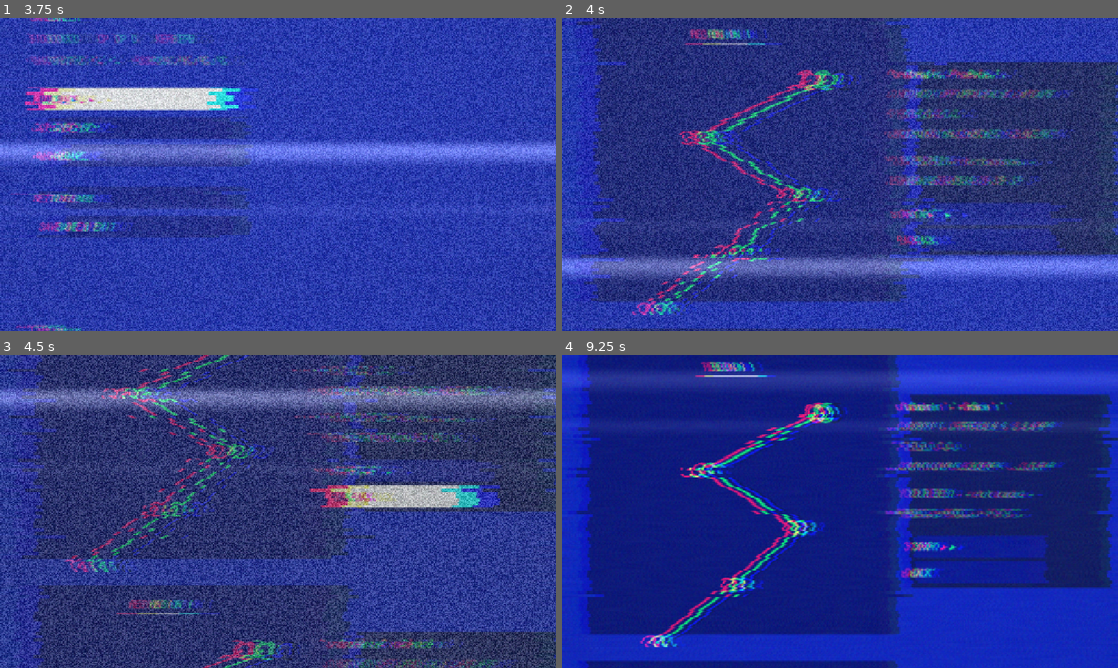
Above: before the commit, frames 1-4 (two rows, left to right).
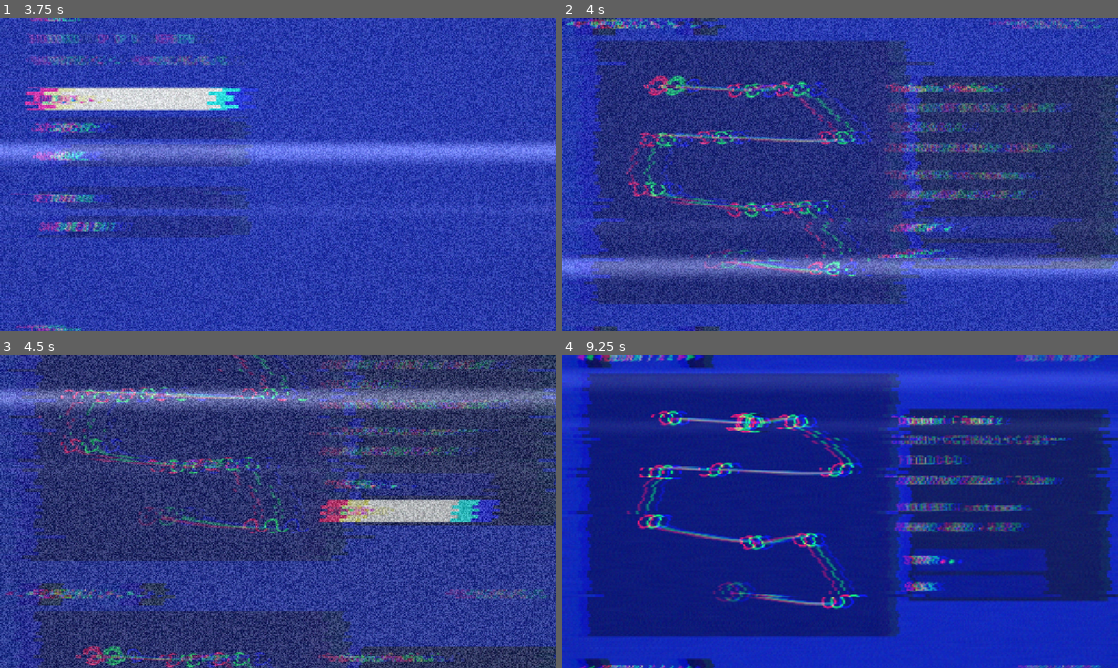
Above: after the commit, the same moments.

Repository: artemiiShabanov/RallyRivals
Game: Godot game, scene res://scenes/ui/title.tscn
Two runs of this game, one before a commit and one after it. Both use one fixed random seed, a clock stepped at 60 frames per second and the inputs below.
Inputs (mouse positions are in pixels of both pictures, inside the frame that each line leads up to):
- Up to frame 1 (3.75 s): click "NEW GAME" at 0.5 s; click "BACK" at 1.25 s; click "NEW GAME" at 2 s; click "SLOT 1 ▸ NEW CAREER" at 2.75 s; tap Enter (ui_accept) at 3.5 s; move the mouse to (400, 158) at 3.52 s; hold Right (ui_right) from 3.53 s (still down); hold Enter (ui_accept) from 3.53 s (still down); click (400, 158) at 3.67 s
- Up to frame 2 (4 s): keep holding Right (ui_right); keep holding Enter (ui_accept)
- Up to frame 3 (4.5 s): release Right (ui_right) at 4.25 s; release Enter (ui_accept) at 4.25 s; click "BACK" at 4.25 s
- Up to frame 4 (9.25 s): drag from (728, 527) to (812, 574) at 5.02 s; move the mouse to (895, 442) at 5.77 s; hold Right (ui_right) 5.78-6.5 s; hold Enter (ui_accept) 5.78-6.5 s; tap Z at 5.85 s; click (895, 442) at 5.92 s; drag from (812, 574) to (673, 464) at 6.52 s; click "BACK" at 7.25 s; move the mouse to (1006, 558) at 8.02 s; hold Left (ui_left) 8.03-8.75 s; hold Enter (ui_accept) 8.03-8.75 s; click (1006, 558) at 8.17 s; drag from (673, 464) to (756, 433) at 8.77 s

Frame 1 is identical in both runs. In frame 2, 24% of the frame differs, in the area x 0-100%, y 0-100%; in frame 3, 23%; in frame 4, 24%, in the area x 2-100%, y 0-100%.

Commit message:
Career map: chapter paging + chaotic no-scroll layout + smooth road
Iteration on the map per feedback:
- Browse earlier regions: header REGION x/N with clickable prev/next (and
  PageUp/PageDown), spanning chapters 0..current. Past regions read CLEARED;
  the current one still shows its boss gate. Boss lock only applies to the
  gating chapter (a beaten/earlier boss is never shown locked).
- Layout: dots now SCATTER across the panel (jittered serpentine, seeded) and
  fit entirely — no scroll. Joined in race order by a smooth Catmull-Rom road
  at 50% opacity. Dot numbers removed (all races open; the card names them).
- Navigation: all four arrows do spatial 'nearest dot in that direction' nav
  (plus mouse hover/click). No scroll machinery.

Verified headless (scene run, no editor cache touched): build + 11 nodes +
states; chapter switch clamps to 0..current; arrow nav picks the correct
directional node.

Co-Authored-By: Claude Opus 4.8 <noreply@anthropic.com>

Diff:
--- a/rallyrivals/scripts/ui/career_map_screen.gd
+++ b/rallyrivals/scripts/ui/career_map_screen.gd
@@ -1,22 +1,27 @@
 extends MenuScreen
-## Career map (code-ui-career-map): a winding road of race dots (CareerMapView) on the left, a detail
-## card for the focused race on the right. Dots read empty / half (completed) / full (won); the boss is
-## the final node; caps mark the region above + the next region below. Content is the placeholder
+## Career map (code-ui-career-map): a scattered road of race dots (the map view, left) + a detail card
+## for the focused race (right), under a header that pages between the regions you've reached. Dots read
+## empty / half (completed) / full (won); the boss is the larger final dot. Content is the placeholder
 ## Campaign (same race ×10 per chapter) until content-tracks-campaign authors the real region sets.
-## Advance regions by winning the boss; the map only ever shows the CURRENT chapter.
-
-# Preloaded by PATH (not a global class_name) so the map compiles the instant the file exists — no
-# waiting on the editor's class registry / a restart. Usable as a type and via .new().
+##
+## You can browse chapters 0..current (past regions are cleared; the current one still gates its boss).
+## Winning the current boss advances the region.
+
+# Preloaded BY PATH (not global class_names) so the map compiles the instant the files exist — no waiting
+# on the editor's class registry / a restart. Usable as types and via .new()/static access.
 const CareerMapView = preload("res://scripts/ui/career_map_view.gd")
-# Also preloaded by path (its class_name was added this session and only this screen references it, so
-# a stale editor registry would parse-error until a restart). Static vars are set through it below.
 const PreRace = preload("res://scripts/ui/pre_race_screen.gd")
 
 const CARD_W := 460
 const HOT := Color(1.0, 0.85, 0.3)
 
-var _view: CareerMapView
+var _view
 var _card: VBoxContainer
+var _region_label: Label
+var _status_label: Label
+var _prev_btn: Button
+var _next_btn: Button
+var _vch := 0                    # the chapter currently being VIEWED (0..Chapters.current())
 var _nodes: Array = []
 
 func _scrolls() -> bool:
@@ -30,68 +35,105 @@
 		_col.add_child(b)
 		b.grab_focus()
 		return
-	if Chapters.is_complete():
-		_col.add_child(heading("CAMPAIGN COMPLETE"))
-		_col.add_child(heading("Every region cleared.", "OsdDim"))
-		var back := menu_button("BACK", "ui_click")
-		back.pressed.connect(func() -> void: Flow.goto(Routes.CAREER_HUB))
-		_col.add_child(back)
-		back.grab_focus()
-		return
-
-	var ch := Chapters.current()
-	_nodes = _make_nodes(ch)
-
-	# Full-bleed two-panel layout on the screen root (the centred menu column stays unused here).
-	var root := HBoxContainer.new()
-	root.set_anchors_preset(Control.PRESET_FULL_RECT)
-	root.offset_left = 40
-	root.offset_top = 30
-	root.offset_right = -40
-	root.offset_bottom = -30
-	root.add_theme_constant_override("separation", 28)
-	add_child(root)
+
+	# Full-bleed page: a header row over a two-panel body (map | card).
+	var page := VBoxContainer.new()
+	page.set_anchors_preset(Control.PRESET_FULL_RECT)
+	page.offset_left = 40
+	page.offset_top = 26
+	page.offset_right = -40
+	page.offset_bottom = -26
+	page.add_theme_constant_override("separation", 14)
+	add_child(page)
+
+	var header := HBoxContainer.new()
+	header.add_theme_constant_override("separation", 16)
+	page.add_child(header)
+	_prev_btn = _nav_btn("◀", func() -> void: _load_chapter(_vch - 1))
+	header.add_child(_prev_btn)
+	_region_label = heading("REGION")
+	header.add_child(_region_label)
+	_next_btn = _nav_btn("▶", func() -> void: _load_chapter(_vch + 1))
+	header.add_child(_next_btn)
+	var push := Control.new()
+	push.size_flags_horizontal = Control.SIZE_EXPAND_FILL
+	header.add_child(push)
+	_status_label = heading("", "OsdDim")
+	header.add_child(_status_label)
+
+	var body := HBoxContainer.new()
+	body.size_flags_vertical = Control.SIZE_EXPAND_FILL
+	body.add_theme_constant_override("separation", 28)
+	page.add_child(body)
 
 	_view = CareerMapView.new()
 	_view.size_flags_horizontal = Control.SIZE_EXPAND_FILL
 	_view.size_flags_vertical = Control.SIZE_EXPAND_FILL
 	_view.focus_changed.connect(_show_card)
 	_view.activated.connect(_launch)
-	root.add_child(_view)
+	_view.paged.connect(func(d: int) -> void: _load_chapter(_vch + d))
+	body.add_child(_view)
 
 	var right := PanelContainer.new()
 	right.theme_type_variation = "HudPanel"
 	right.custom_minimum_size.x = CARD_W
 	right.size_flags_horizontal = Control.SIZE_SHRINK_END
 	right.size_flags_vertical = Control.SIZE_SHRINK_CENTER
-	root.add_child(right)
+	body.add_child(right)
 	_card = VBoxContainer.new()
 	_card.add_theme_constant_override("separation", 10)
 	right.add_child(_card)
 
-	var gen_seed := Save.active.created_unix * 131 + ch
-	_view.configure(_nodes, gen_seed, "REGION %d" % (ch + 1), _bottom_cap(ch))
-	_show_card(_view.selected)
+	_load_chapter(Chapters.current())
+
+# Build + show a chapter's map (clamped to what you've reached). Reconfigures the view + header + card.
+func _load_chapter(vch: int) -> void:
+	_vch = clampi(vch, 0, Chapters.current())
+	_nodes = _make_nodes(_vch)
+	_view.selected = 0
+	_view.configure(_nodes, Save.active.created_unix * 131 + _vch)
+	_region_label.text = "REGION %d / %d" % [_vch + 1, Chapters.COUNT]
+	_prev_btn.disabled = _vch <= 0
+	_next_btn.disabled = _vch >= Chapters.current()
+	_status_label.text = _status(_vch)
+	_show_card(0)
 	_view.grab_focus()
 
-func _bottom_cap(ch: int) -> String:
-	return "REGION %d ▽" % (ch + 2) if ch + 1 < Chapters.COUNT else "CHAMPION"
+func _nav_btn(text: String, cb: Callable) -> Button:
+	var b := menu_button(text, "ui_click", false)   # hover_focus=false: mouse-only, keeps focus on the map
+	b.focus_mode = Control.FOCUS_NONE
+	b.custom_minimum_size = Vector2(56, 0)
+	b.pressed.connect(cb)
+	return b
+
+func _status(vch: int) -> String:
+	if Chapters.is_complete():
+		return "CAMPAIGN COMPLETE"
+	if _is_gating(vch):
+		if Chapters.boss_unlocked():
+			return "BOSS UNLOCKED"
+		return "BOSS IN %d CP" % (Chapters.boss_threshold() - Chapters.cp_progress())
+	return "CLEARED"
+
+# The chapter whose boss still gates progress — the current one, unless the campaign is already done.
+func _is_gating(vch: int) -> bool:
+	return vch == Chapters.current() and not Chapters.is_complete()
 
 # --- nodes ---
-func _make_nodes(ch: int) -> Array:
+func _make_nodes(vch: int) -> Array:
 	var out: Array = []
-	var races := Campaign.chapter_races(ch)
-	for i in races.size():
-		out.append(_node_for(races[i], str(i + 1), false))
-	out.append(_node_for(Campaign.boss_race(ch), "BOSS · %s" % Chapters.boss().hud, true))
+	var races := Campaign.chapter_races(vch)
+	for r in races:
+		out.append(_node_for(r, false, vch))
+	out.append(_node_for(Campaign.boss_race(vch), true, vch))
 	return out
 
-func _node_for(r: RaceDef, label: String, boss: bool) -> Dictionary:
+func _node_for(r: RaceDef, boss: bool, vch: int) -> Dictionary:
 	var best := int(Save.active.bests.get(r.id, 0))
-	var state := 2 if best == 1 else (1 if best > 0 else 0)   # won / completed / not raced
+	var state := 2 if best == 1 else (1 if best > 0 else 0)      # won / completed / not raced
 	return {
-		"label": label, "state": state, "boss": boss, "race": r,
-		"locked": boss and not Chapters.boss_unlocked(),
+		"state": state, "boss": boss, "race": r,
+		"locked": boss and _is_gating(vch) and not Chapters.boss_unlocked(),
 	}
 
 # --- right card ---
@@ -104,7 +146,7 @@
 	var r: RaceDef = nd["race"]
 	_card.add_child(heading(r.display_name))
 	if bool(nd["boss"]):
-		var b := Chapters.boss()
+		var b := BossDef.for_chapter(_vch)
 		_card.add_child(heading("BOSS DUEL — %s" % b.name, "OsdDim"))
 		_card.add_child(heading("1v1 SPRINT · %s · %s CLASS" % [r.culture.to_upper(), b.car_class], "OsdDim"))
 	else:
@@ -122,9 +164,8 @@
 		lk.add_theme_color_override("font_color", HOT)
 		_card.add_child(lk)
 	else:
-		# hover_focus=false: these are mouse-only (no grab_focus on hover — that WARNs on FOCUS_NONE).
-		var start := menu_button("START  ▸", "ui_confirm", false)
-		start.focus_mode = Control.FOCUS_NONE     # keyboard nav lives on the map
+		var start := menu_button("START  ▸", "ui_confirm", false)   # mouse-only; keyboard nav lives on the map
+		start.focus_mode = Control.FOCUS_NONE
 		start.pressed.connect(_launch.bind(i))
 		_card.add_child(start)
 	var back := menu_button("BACK", "ui_click", false)
@@ -151,7 +192,7 @@
 func _band(r: RaceDef) -> String:
 	if r.class_low == "" and r.class_high == "":
 		return "OPEN"
-	return "%s–%s" % [r.class_high, r.class_low]   # strongest-first reads e.g. C–D
+	return "%s–%s" % [r.class_high, r.class_low]
 
 func _best_line(r: RaceDef) -> String:
 	var b := int(Save.active.bests.get(r.id, 0))
--- a/rallyrivals/scripts/ui/career_map_view.gd
+++ b/rallyrivals/scripts/ui/career_map_view.gd
@@ -1,183 +1,175 @@
 extends Control
-## The career map's left panel (code-ui-career-map). Intentionally has NO class_name — the screen
-## preload()s it by path, so it never depends on the global class registry (which lags behind newly
-## created scripts in an open editor and would parse-error until a restart).
-## a winding top-to-bottom "road" through a chapter's
-## races drawn as dots, the boss as the final node, and caps marking the region above / the next region
-## below. The layout is randomly generated but SEEDED (stable per save+chapter). Navigate up/down (the
-## view keeps the selected node centred and scrolls smoothly); it emits focus_changed (drive the detail
-## card) and activated (launch). Mouse hover selects, click activates, wheel scrolls.
+## The career map's map panel (code-ui-career-map). Intentionally has NO class_name — the screen
+## preload()s it by path, so it never depends on the global class registry (which lags newly created
+## scripts in an open editor and would parse-error until a restart).
 ##
-## Nodes are DRAWN, not child controls, so their state — empty ring (not raced) / half (completed) /
-## full (won) — plus the boss + locked styling all live in _draw. Presentation + navigation only; the
-## screen owns the data, the card and the launch.
+## The chapter's races are dots SCATTERED across the panel (seeded, so a region's layout is stable) and
+## joined in race order by a smooth, 50%-opacity road; the boss is the larger final dot. Everything fits
+## the panel — NO scroll. Navigate with all four arrows (nearest dot in the pressed direction), PageUp/
+## PageDown to change chapter (paged signal), or the mouse. Emits focus_changed (drive the card) +
+## activated (launch). Dot fill reads state: empty ring = not raced, half = completed, full = won.
 
 signal focus_changed(index: int)
 signal activated(index: int)
+signal paged(delta: int)      ## PageUp/PageDown — the screen turns this into a chapter change
 
-const V_GAP := 132.0         # vertical pixels between nodes
-const TOP_NODE := 150.0      # y of the first node in content space
-const CAP_TOP := 66.0        # y of the top region cap
-const BOTTOM_EXTRA := 170.0  # content below the last node (holds the next-region cap)
-const MEANDER := 0.30        # horizontal wander of the road, as a fraction of width (±)
-const DOT_R := 15.0
-const BOSS_R := 22.0
-const HIT_PAD := 8.0
-const SCROLL_SPEED := 1600.0
+const DOT_R := 14.0
+const BOSS_R := 20.0
+const HIT_PAD := 10.0
+const MARGIN := Vector2(56, 50)     # inset the dots keep from the panel edges
+const JITTER := 0.62                 # how far a dot wanders inside its cell (0..1) — the "chaotic" look
 
 const BG := Color(0.05, 0.10, 0.50)
-const ROAD := Color(0.95, 0.97, 1.0, 0.95)
-const ROAD_EDGE := Color(0.02, 0.05, 0.24, 0.95)
+const ROAD := Color(0.95, 0.97, 1.0, 0.5)    # 50% opacity
 const INK := Color(0.95, 0.97, 1.0)
-const DIM := Color(0.60, 0.68, 0.92, 0.65)
+const DIM := Color(0.60, 0.68, 0.92, 0.6)
 const SELECT := Color(1.0, 0.85, 0.3)
 const BOSS_COL := Color(0.97, 0.38, 0.45)
 
-var nodes: Array = []        # [{label, state 0/1/2, locked, boss, ...}] — owned by the screen
+var nodes: Array = []
 var selected := 0
-var _pos: Array = []         # per node: Vector2(wobble -1..1, y in content space)
-var _content_h := 0.0
-var _off := 0.0              # current vertical scroll offset
-var _target := 0.0           # desired offset (keeps `selected` centred)
-var _top_text := ""
-var _bottom_text := ""
+var _norm: Array = []       # per-node normalized position in [0,1]^2 (seeded)
+var _px: Array = []         # per-node pixel position (resolved on resize)
+var _road := PackedVector2Array()
 
 func _ready() -> void:
 	mouse_filter = Control.MOUSE_FILTER_STOP
 	focus_mode = Control.FOCUS_ALL
-	resized.connect(_on_resized)
+	resized.connect(_relayout)
 
-## Feed the nodes + a seed (stable layout) + the region caps.
-func configure(list: Array, gen_seed: int, top_text: String, bottom_text: String) -> void:
+## Feed the nodes + a seed (stable scatter). Everything fits the panel; no scroll.
+func configure(list: Array, gen_seed: int) -> void:
 	nodes = list
-	_top_text = top_text
-	_bottom_text = bottom_text
-	var rng := RandomNumberGenerator.new()
-	rng.seed = gen_seed
-	_pos = []
-	for i in nodes.size():
-		_pos.append(Vector2(rng.randf_range(-1.0, 1.0), TOP_NODE + i * V_GAP))
-	_content_h = TOP_NODE + maxf(0.0, (nodes.size() - 1) * V_GAP) + BOTTOM_EXTRA
 	selected = clampi(selected, 0, maxi(0, nodes.size() - 1))
-	_retarget()
-	_off = _target
-	queue_redraw()
+	_norm = _layout(nodes.size(), gen_seed)
+	_relayout()
 
-## Move the selection (clamped). notify=false sets it silently; recenter=false highlights WITHOUT
-## auto-scrolling — the mouse uses this so the pointed-at dot stays under the cursor (else the map
-## slides it away between hover and click, and the click lands on the wrong race). Keyboard recenters.
-func select(i: int, notify := true, recenter := true) -> void:
+func select(i: int, notify := true) -> void:
 	var n := clampi(i, 0, maxi(0, nodes.size() - 1))
 	if n == selected and notify:
 		return
 	selected = n
-	if recenter:
-		_retarget()
 	if notify:
 		focus_changed.emit(selected)
 	queue_redraw()
 
-func _on_resized() -> void:
-	_retarget()
-	_off = _target          # snap during layout (invisible), then _process handles nav scrolls
+# --- layout: a jittered serpentine grid — fills the panel, road flows in order, dots scattered ---
+func _layout(n: int, gen_seed: int) -> Array:
+	if n <= 0:
+		return []
+	var rng := RandomNumberGenerator.new()
+	rng.seed = gen_seed
+	var cols := clampi(int(ceil(sqrt(float(n) * 0.75))), 2, 4)
+	var rows := int(ceil(float(n) / float(cols)))
+	var out: Array = []
+	for i in n:
+		var row := i / cols
+		var col := i % cols
+		if row % 2 == 1:
+			col = cols - 1 - col                       # serpentine: reverse odd rows so the road flows
+		var cx := (float(col) + 0.5) / float(cols) + rng.randf_range(-JITTER, JITTER) * 0.5 / float(cols)
+		var cy := (float(row) + 0.5) / float(rows) + rng.randf_range(-JITTER, JITTER) * 0.5 / float(rows)
+		out.append(Vector2(clampf(cx, 0.0, 1.0), clampf(cy, 0.0, 1.0)))
+	return out
+
+func _relayout() -> void:
+	_px = []
+	var inner := size - MARGIN * 2.0
+	for p in _norm:
+		_px.append(MARGIN + Vector2((p as Vector2).x * inner.x, (p as Vector2).y * inner.y))
+	_road = _smooth(_px)
 	queue_redraw()
 
-# --- scroll ---
-func _retarget() -> void:
-	if _pos.is_empty():
-		_target = 0.0
+# A smooth Catmull-Rom road through the ordered dots.
+func _smooth(pts: Array) -> PackedVector2Array:
+	var out := PackedVector2Array()
+	if pts.size() < 2:
+		return out
+	var seg := 16
+	for i in range(pts.size() - 1):
+		var p0: Vector2 = pts[maxi(i - 1, 0)]
+		var p1: Vector2 = pts[i]
+		var p2: Vector2 = pts[i + 1]
+		var p3: Vector2 = pts[mini(i + 2, pts.size() - 1)]
+		for s in seg:
+			var t := float(s) / float(seg)
+			var t2 := t * t
+			var t3 := t2 * t
+			out.append(0.5 * (2.0 * p1 + (-p0 + p2) * t + (2.0 * p0 - 5.0 * p1 + 4.0 * p2 - p3) * t2 + (-p0 + 3.0 * p1 - 3.0 * p2 + p3) * t3))
+	out.append(pts[pts.size() - 1])
+	return out
+
+# --- input ---
+func _gui_input(event: InputEvent) -> void:
+	if event is InputEventMouseMotion:
+		var i := _hit((event as InputEventMouseMotion).position)
+		if i >= 0:
+			select(i)
+	elif event is InputEventMouseButton and (event as InputEventMouseButton).pressed \
+			and (event as InputEventMouseButton).button_index == MOUSE_BUTTON_LEFT:
+		var i := _hit((event as InputEventMouseButton).position)
+		if i >= 0:
+			select(i)
+			activated.emit(selected)
+			accept_event()
+	elif event.is_action_pressed("ui_up", true):
+		_nav(Vector2(0, -1)); accept_event()
+	elif event.is_action_pressed("ui_down", true):
+		_nav(Vector2(0, 1)); accept_event()
+	elif event.is_action_pressed("ui_left", true):
+		_nav(Vector2(-1, 0)); accept_event()
+	elif event.is_action_pressed("ui_right", true):
+		_nav(Vector2(1, 0)); accept_event()
+	elif event.is_action_pressed("ui_accept"):
+		if not nodes.is_empty():
+			activated.emit(selected)
+		accept_event()
+	elif event.is_action_pressed("ui_page_up"):
+		paged.emit(-1); accept_event()
+	elif event.is_action_pressed("ui_page_down"):
+		paged.emit(1); accept_event()
+
+# Select the nearest dot that lies in direction `dir` from the current one (a cone/nearness score).
+func _nav(dir: Vector2) -> void:
+	if _px.size() < 2:
 		return
-	_target = clampf(_pos[selected].y - size.y * 0.5, 0.0, maxf(0.0, _content_h - size.y))
-
-func _process(dt: float) -> void:
-	if absf(_off - _target) > 0.5:
-		_off = move_toward(_off, _target, SCROLL_SPEED * dt)
-		queue_redraw()
-
-# --- geometry ---
-func _node_px(i: int) -> Vector2:            # content-space centre (before scroll)
-	return Vector2(size.x * 0.5 + _pos[i].x * size.x * MEANDER, _pos[i].y)
-
-func _screen_px(i: int) -> Vector2:          # on-screen centre
-	return _node_px(i) - Vector2(0.0, _off)
+	var cur: Vector2 = _px[selected]
+	var best := -1
+	var best_score := INF
+	for i in nodes.size():
+		if i == selected:
+			continue
+		var d: Vector2 = _px[i] - cur
+		var along := d.dot(dir)
+		if along <= 1.0:
+			continue                                   # not in the pressed direction
+		var perp := absf(d.dot(Vector2(-dir.y, dir.x)))
+		var score := along + perp * 2.5                # favour aligned + near
+		if score < best_score:
+			best_score = score
+			best = i
+	if best >= 0:
+		select(best)
 
 func _hit(p: Vector2) -> int:
 	for i in nodes.size():
 		var r: float = BOSS_R if bool(nodes[i].get("boss", false)) else DOT_R
-		if p.distance_to(_screen_px(i)) <= r + HIT_PAD:
+		if p.distance_to(_px[i]) <= r + HIT_PAD:
 			return i
 	return -1
-
-# --- input (this control owns keyboard nav while focused) ---
-func _gui_input(event: InputEvent) -> void:
-	if event is InputEventMouseMotion:
-		var i := _hit((event as InputEventMouseMotion).position)
-		if i >= 0:
-			select(i, true, false)      # hover: highlight, but don't scroll it out from under the cursor
-	elif event is InputEventMouseButton and (event as InputEventMouseButton).pressed:
-		var mb := event as InputEventMouseButton
-		if mb.button_index == MOUSE_BUTTON_LEFT:
-			var i := _hit(mb.position)
-			if i >= 0:
-				select(i, true, false)
-				activated.emit(selected)
-				accept_event()
-		elif mb.button_index == MOUSE_BUTTON_WHEEL_UP:
-			_scroll_by(-70.0)
-			accept_event()
-		elif mb.button_index == MOUSE_BUTTON_WHEEL_DOWN:
-			_scroll_by(70.0)
-			accept_event()
-	elif event.is_action_pressed("ui_up", true):     # allow_echo: holding the key repeats
-		select(selected - 1)                         # keyboard recenters (default)
-		accept_event()
-	elif event.is_action_pressed("ui_down", true):
-		select(selected + 1)
-		accept_event()
-	elif event.is_action_pressed("ui_accept"):
-		if not nodes.is_empty():
-			activated.emit(selected)
-		accept_event()
-
-func _scroll_by(d: float) -> void:
-	_off = clampf(_off + d, 0.0, maxf(0.0, _content_h - size.y))
-	_target = _off
-	queue_redraw()
 
 # --- draw ---
 func _draw() -> void:
 	draw_rect(Rect2(Vector2.ZERO, size), BG)
-	if nodes.is_empty():
+	if _px.is_empty():
 		return
-	var font := get_theme_default_font()
-	var fs := get_theme_default_font_size()
+	if _road.size() >= 2:
+		draw_polyline(_road, ROAD, 4.0, true)
+	for i in nodes.size():
+		_draw_node(i)
 
-	# the road: a bordered white polyline through every node
-	var pts := PackedVector2Array()
-	for i in nodes.size():
-		pts.append(_screen_px(i))
-	if pts.size() >= 2:
-		draw_polyline(pts, ROAD_EDGE, 9.0, true)
-		draw_polyline(pts, ROAD, 4.0, true)
-
-	_draw_cap(Vector2(size.x * 0.5, CAP_TOP - _off), _top_text, INK, font, fs)
-	_draw_cap(Vector2(size.x * 0.5, _content_h - BOTTOM_EXTRA * 0.5 - _off), _bottom_text, DIM, font, fs)
-
-	for i in nodes.size():
-		_draw_node(i, font, fs)
-
-func _draw_cap(c: Vector2, text: String, col: Color, font: Font, fs: int) -> void:
-	if text == "" or c.y < -40.0 or c.y > size.y + 40.0:
-		return
-	draw_line(c - Vector2(72, 0), c + Vector2(72, 0), col, 2.0)
-	if font != null:
-		var w := font.get_string_size(text, HORIZONTAL_ALIGNMENT_LEFT, -1, fs).x
-		draw_string(font, c + Vector2(-w * 0.5, -12.0), text, HORIZONTAL_ALIGNMENT_LEFT, -1, fs, col)
-
-func _draw_node(i: int, font: Font, fs: int) -> void:
-	var c := _screen_px(i)
-	if c.y < -60.0 or c.y > size.y + 60.0:
-		return
+func _draw_node(i: int) -> void:
+	var c: Vector2 = _px[i]
 	var nd: Dictionary = nodes[i]
 	var boss: bool = bool(nd.get("boss", false))
 	var locked: bool = bool(nd.get("locked", false))
@@ -186,16 +178,14 @@
 	var base: Color = (BOSS_COL if boss else INK)
 	if locked:
 		base = DIM
-	draw_arc(c, r, 0.0, TAU, 40, base, 3.0, true)      # ring (empty)
+	draw_circle(c, r, BG)                              # backing disc so the road doesn't show through
+	draw_arc(c, r, 0.0, TAU, 40, base, 3.0, true)      # ring = not raced
 	if state == 2:
 		draw_circle(c, r - 1.0, base)                  # full = won
 	elif state == 1:
 		_draw_half(c, r - 1.0, base)                   # half = completed
 	if i == selected:
 		draw_arc(c, r + 6.0, 0.0, TAU, 44, SELECT, 3.0, true)
-	if font != null:
-		draw_string(font, c + Vector2(r + 10.0, fs * 0.35), String(nd.get("label", "")),
-			HORIZONTAL_ALIGNMENT_LEFT, -1, fs, base)
 
 # Fill the lower semicircle (θ 0..π, +y is down) — reads as a half-filled dot.
 func _draw_half(c: Vector2, r: float, col: Color) -> void:
